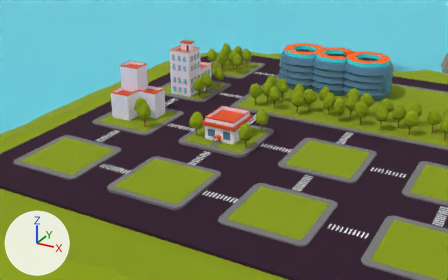
Two versions of the glTF model public/3d/modelo-osoco.glb, one commit apart.
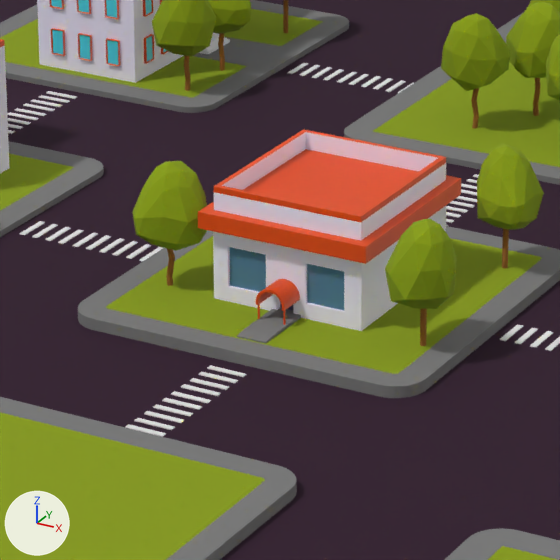
There are two pictures of each version: one from a 50 mm lens placed at (19.04, -50.25, 22.98), pointed at (-5.76, -5.16, 0.43), one close up on the part from 37% to 61% of the width and 29% to 68% of the height. The lights are fixed; the arrows at lower left show +X, +Y and +Z. Where no turn or scale is listed for an object, it has been applied to the vertices. Vertices at the same position are counted once.

Objects in the first close-up: 'Plane.002', 'acera', 'acera-osoco', 'acera.001', 'acera.003', 'acera.007', 'arbol.015', 'arbol.041', 'arbol.042', 'arbol.043', 'edificio02', 'edificio04'.
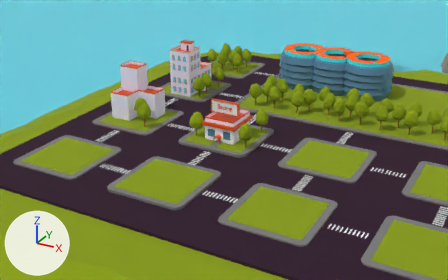
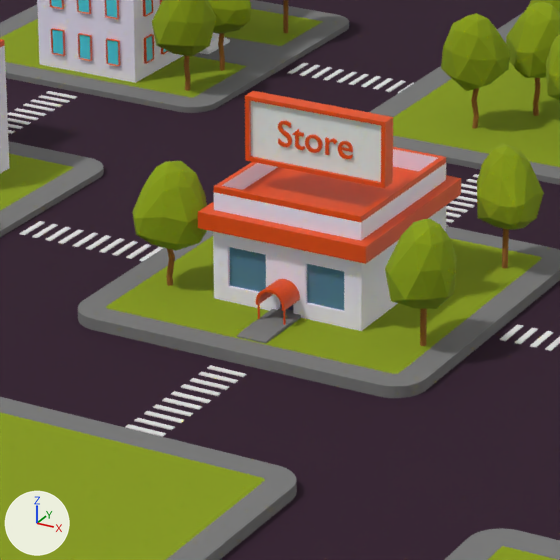
Commit message: Añadido Store

What the commit changed:
me_edificio04 is used by ob_edificio04; location (-6.04, -3.95, 0.38); rotation (0.0, 0.0, -1.571), in degrees (0, 0, -90); scale (0.696, 0.696, 0.696).
me_edificio04 had 296 vertices, 572 faces and spanned x -2.61..4.11, y -2.38..2.38, z -0.02..3.05.
me_edificio04 now has 1176 vertices, 2324 faces and spans x -1.23..1.17, y -20.49..20.5, z -4.88..1.0.
me_edificio04 part 1: a new loose piece of 244 vertices spanning x -0.53..-0.34, y -1.35..-0.76, z -0.36..0.43, in mat_carpinteria (orange #e74b00).
me_edificio04 part 2: a new loose piece of 198 vertices spanning x 0.33..0.53, y -1.35..-0.76, z -0.36..0.17, in mat_carpinteria (orange #e74b00).
me_edificio04 part 3: a new loose piece of 192 vertices spanning x -0.14..0.09, y -1.35..-0.76, z -0.36..0.17, in mat_carpinteria (orange #e74b00).
me_edificio04 part 4: a new loose piece of 116 vertices spanning x -0.33..-0.16, y -1.35..-0.76, z -0.36..0.26, in mat_carpinteria (orange #e74b00).
me_edificio04 part 5: a new loose piece of 110 vertices spanning x 0.14..0.31, y -1.35..-0.76, z -0.35..0.17, in mat_carpinteria (orange #e74b00).
me_edificio04 part 6: a new loose piece of 74 vertices spanning x -1.23..1.17, y -11.36..20.5, z -4.85..-1.33.
me_edificio04 part 7: a new loose piece of 20 vertices spanning x -1.0..1.0, y -1.58..1.0, z -1.0..1.0.
me_edificio04 now uses material mat_faro_blanco (white #e7e7e7).
Object 'edificio04' (ob_edificio04) turns from (0, 0, -90) to (0, 0, 0) degrees about x, y and z.
Object 'edificio04' (ob_edificio04) moves from (-6.04, -3.95, 0.38) to (-6.0, -4.47, 3.3).
Object 'edificio04' (ob_edificio04) is rescaled from (0.696, 0.696, 0.696) to (1.38, 0.114, 0.603).

What differs and where, as boxes (x1, y1, x2, y2) in the close-ups (560 x 560 px):
'edificio04', reshaped, moved, rescaled, turned: before (198, 129, 461, 344); after (198, 91, 461, 344)
part 1 of me_edificio04, added: after (278, 121, 292, 147)
part 2 of me_edificio04, added: after (338, 141, 353, 159)
part 3 of me_edificio04, added: after (305, 135, 323, 153)
part 4 of me_edificio04, added: after (292, 129, 305, 150)
part 5 of me_edificio04, added: after (325, 137, 337, 155)
part 6 of me_edificio04, added: after (198, 147, 461, 331)
part 7 of me_edificio04, added: after (245, 91, 393, 188)
